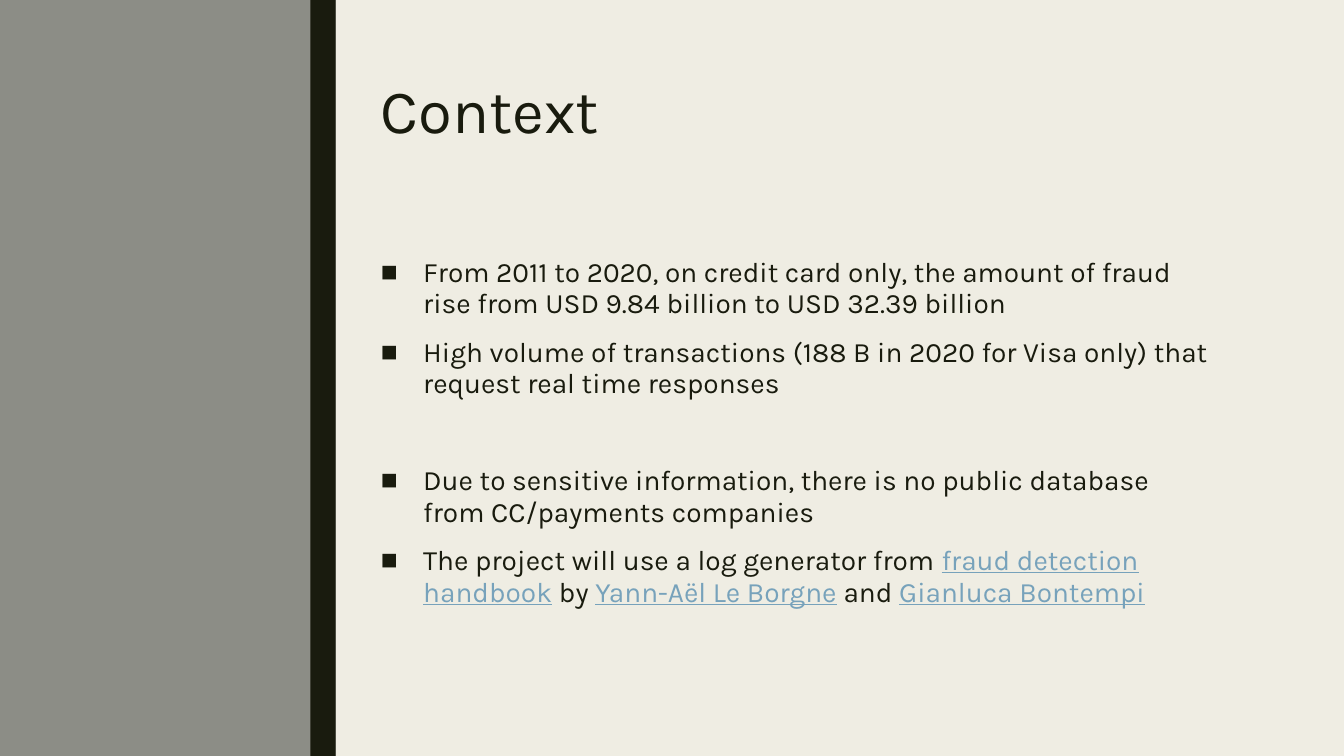
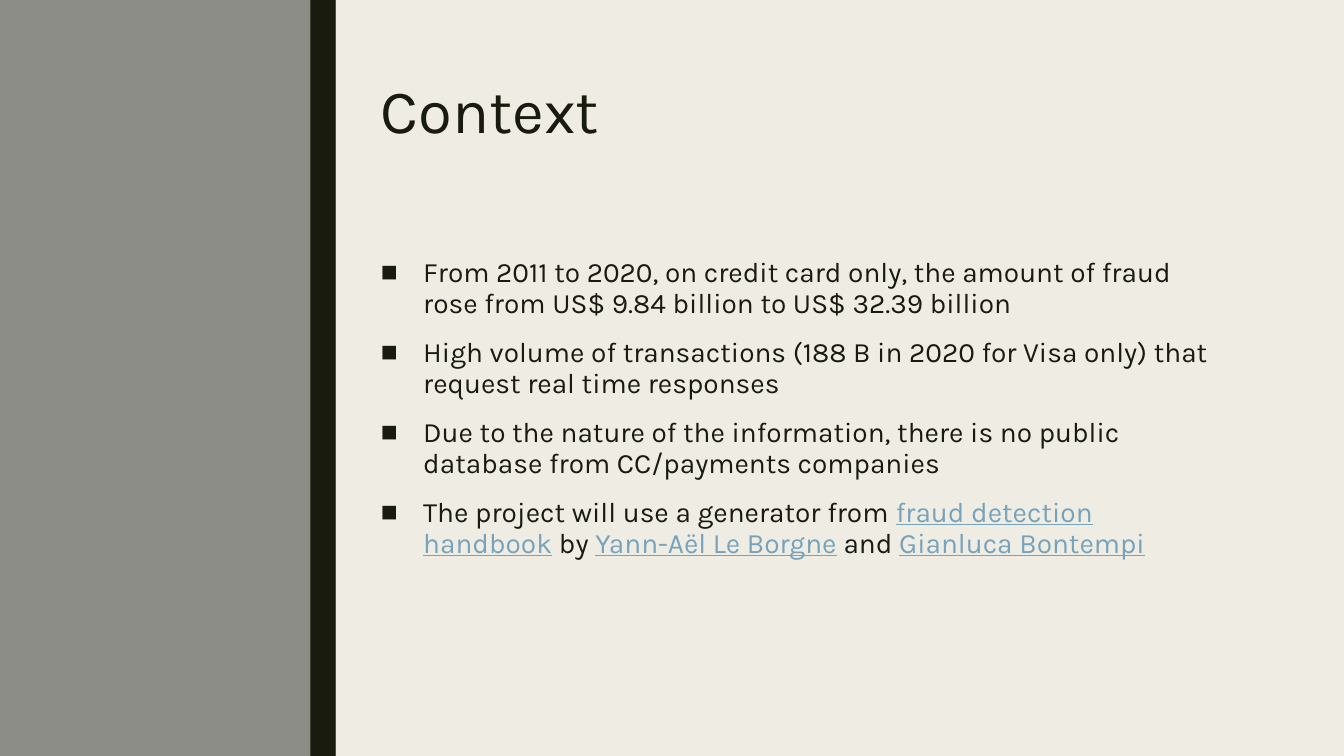
Before and after one commit to sebawall/project_sebastien, a slide deck: slide 3 of Project presentation.pptx (slide 2 before the commit). Drawn at 1344x756 pixels with LibreOffice and Linux fonts; fonts in the diff are those of the drawing. Boxes give left, top, right and bottom in pixels: in the first picture for what was removed or moved away, otherwise in the second. Text is boxed around its words. In the diff, an @@ line names an element or a change of style, - is before the commit and + after.

```diff
--- a/Project presentation.pptx
+++ b/Project presentation.pptx
@@ text at (423,262,1171,316): text changed @@
-■ From 2011 to 2020, on credit card only, the amount of fraud rise from USD 9.84 billion to USD 32.39 billion
+■ From 2011 to 2020, on credit card only, the amount of fraud rose from US$ 9.84 billion to US$ 32.39 billion
@@ text at (423,422,1145,560): text changed @@
-■ Due to sensitive information, there is no public database from CC/payments companies
-■ The project will use a log generator from fraud detection handbook by Yann-Aël Le Borgne and Gianluca Bontempi
+■ Due to the nature of the information, there is no public database from CC/payments companies
+■ The project will use a generator from fraud detection handbook by Yann-Aël Le Borgne and Gianluca Bontempi
```
Also in this commit, not shown: 5 other slides changed, 3 slides added, 1 slide removed, 2 other files.
